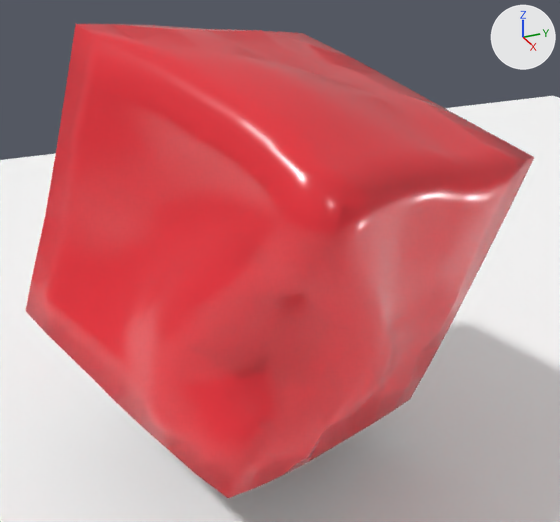
The glTF model public/jelly.gltf, before and after one commit.
One viewpoint serves both versions: a 50 mm lens placed at (3.99, -3.37, 3.69), pointed at (-0.17, -1.5, 1.61). Every picture has the same lights, and +X, +Y and +Z are marked at upper right. Where no turn or scale is listed for an object, it has been applied to the vertices.

The scene before the commit, as lines of its bpy script (objects in view):
```python
mat_material = principled_material('Material')
mat_material.base_color = (0.8, 0.0297, 0.0432)  # red #e7303b
mat_material.roughness = 0.224
me_object_0 = bpy.data.meshes.new('Object_0')
me_object_0.from_pydata(...)  # 386 vertices, 768 faces; spans x -1.68..1.28, y -1.9..1.08, z -15.44..-12.71
me_object_0.materials.append(mat_material)  # red #e7303b
me_object_1 = bpy.data.meshes.new('Object_1')
me_object_1.from_pydata([(-8.8, -8.8, 0.0), (8.8, -8.8, 0.0), (-8.8, 8.8, 0.0), (8.8, 8.8, 0.0)], [], [(0, 1, 3), (0, 3, 2)])
me_object_1.materials.append(mat_material_0)  # white #ffffff
ob_object_4 = bpy.data.objects.new('Object_4', me_object_0)
ob_object_4.location = (-0.053, -1.135, 15.811)
ob_object_6 = bpy.data.objects.new('Object_6', me_object_1)
ob_object_6.location = (0.0, 0.0, 0.0)
```
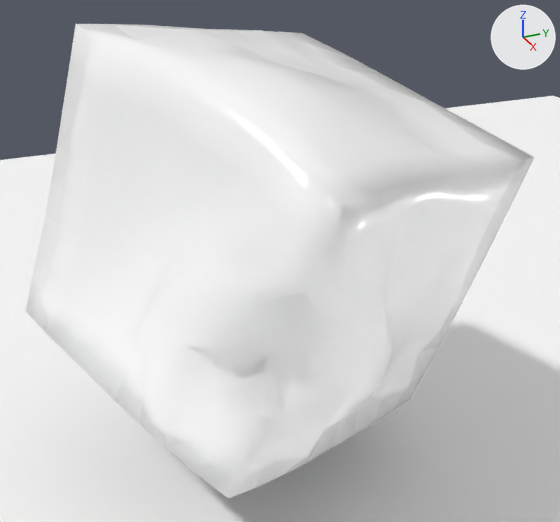
Boxes [x1, y1, x2, y2] around the edits, measured in the pictures (560 x 522 px):
'Object_4', recoloured (red to white)
    both: [26, 24, 534, 498]

The change, as a diff of the scene's bpy script:
```diff
--- a/public/jelly.gltf.py
+++ b/public/jelly.gltf.py
@@ mat_material @@
 mat_material = principled_material('Material')
-mat_material.base_color = (0.8, 0.0297, 0.0432)  # red #e7303b
+mat_material.base_color = (1.0, 1.0, 1.0)  # white #ffffff
 mat_material.roughness = 0.224
```
